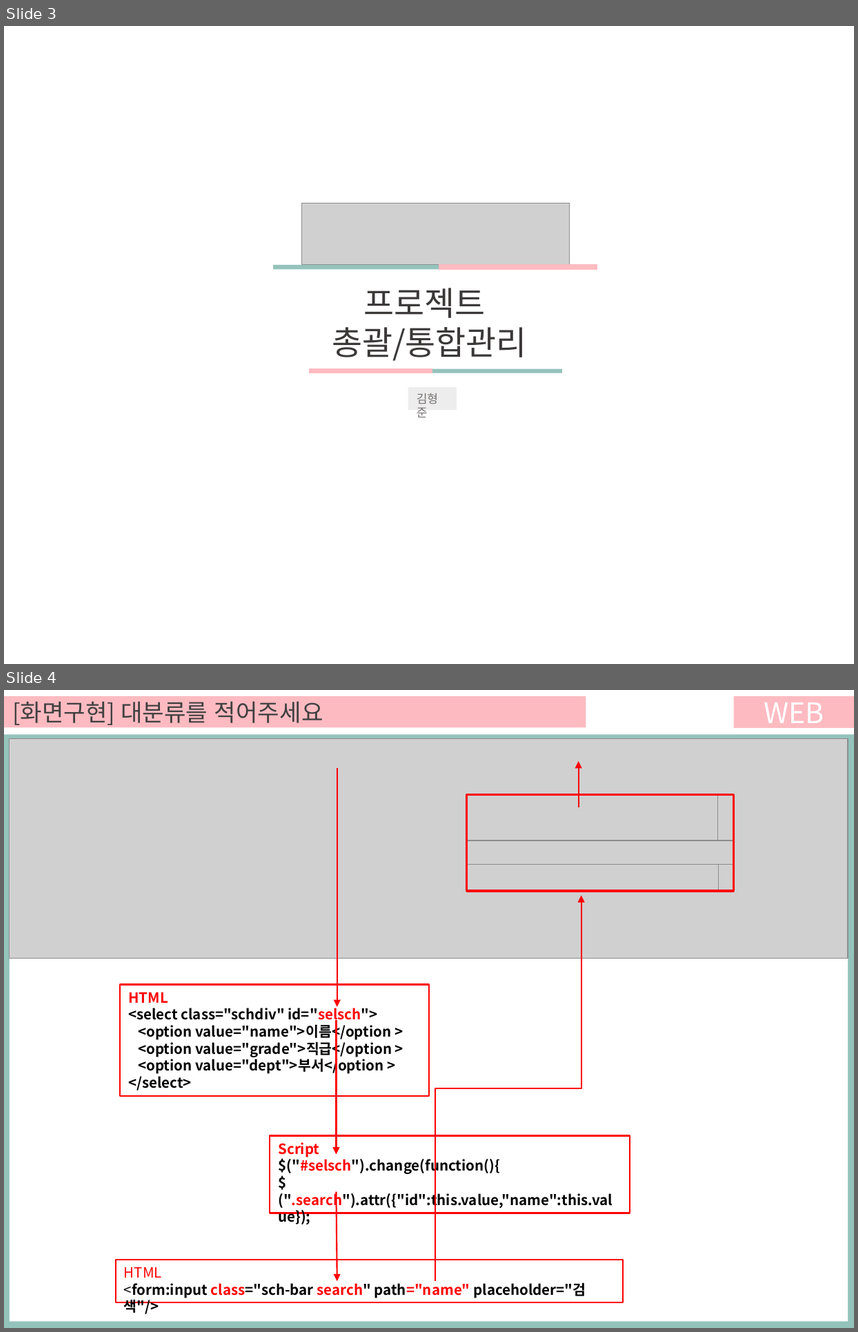
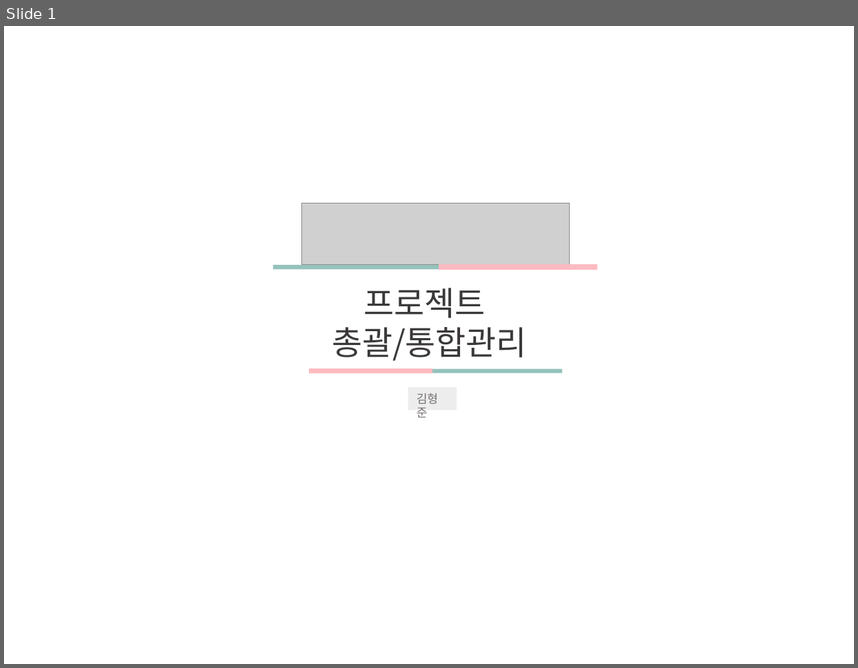
Before and after one commit to ezenteam03/project06, a slide deck: WebContent/HANA/PPT/0529 김형준.pptx. Shown one above the other, each under a label of ours: slides 3 and 4 before the commit, slide 1 after it. The pictures are 858x1332 and 858x668 pixels, drawn with LibreOffice and Linux fonts; fonts in the diff are those of the drawing; grey boxes stand for pictures. Boxes give left, top, right and bottom in pixels: in the first picture for what was removed or moved away, otherwise in the second. Text is boxed around its words. In the diff, an @@ line names an element or a change of style, - is before the commit and + after.

```diff
--- a/WebContent/HANA/PPT/0529 김형준.pptx
+++ b/WebContent/HANA/PPT/0529 김형준.pptx
@@ slide 4 removed at bbox=[4, 690, 854, 1328], background #FFFFFF @@
@@ rectangle removed at bbox=[4, 696, 586, 727] @@
-[화면구현] 대분류를 적어주세요
@@ rectangle removed at bbox=[734, 696, 854, 727] @@
-WEB
@@ rectangle removed at bbox=[4, 734, 854, 1328] @@
@@ rectangle removed at bbox=[9, 742, 847, 1321] @@
@@ picture removed at bbox=[9, 738, 847, 958] @@
@@ arrow removed from (337, 768) to (337, 1006) @@
@@ arrow removed from (579, 807) to (579, 761) @@
@@ rectangle removed at bbox=[466, 795, 733, 891] @@
@@ picture removed at bbox=[467, 795, 718, 840] @@
@@ picture removed at bbox=[467, 840, 734, 865] @@
@@ picture removed at bbox=[466, 859, 718, 891] @@
@@ elbow arrow removed from (435, 1281) to (582, 895) @@
@@ rectangle removed at bbox=[121, 984, 430, 1096] @@
-HTML
-<select class="schdiv" id="selsch">
-<option value="name">이름</option >
-<option value="grade">직급</option >
-<option value="dept">부서</option >
-</select>
@@ arrow removed from (337, 1020) to (337, 1154) @@
@@ rectangle removed at bbox=[270, 1136, 631, 1213] @@
-Script
-$("#selsch").change(function(){
-$(".search").attr({"id":this.value,"name":this.value});
@@ arrow removed from (337, 1192) to (337, 1281) @@
@@ rectangle removed at bbox=[115, 1259, 623, 1302] @@
-HTML
-<form:input class="sch-bar search" path="name" placeholder="검색"/>
@@ what was slide 3 is now slide 1 @@
```
Also in this commit, not shown: 7 slides added, 2 other slides removed.
